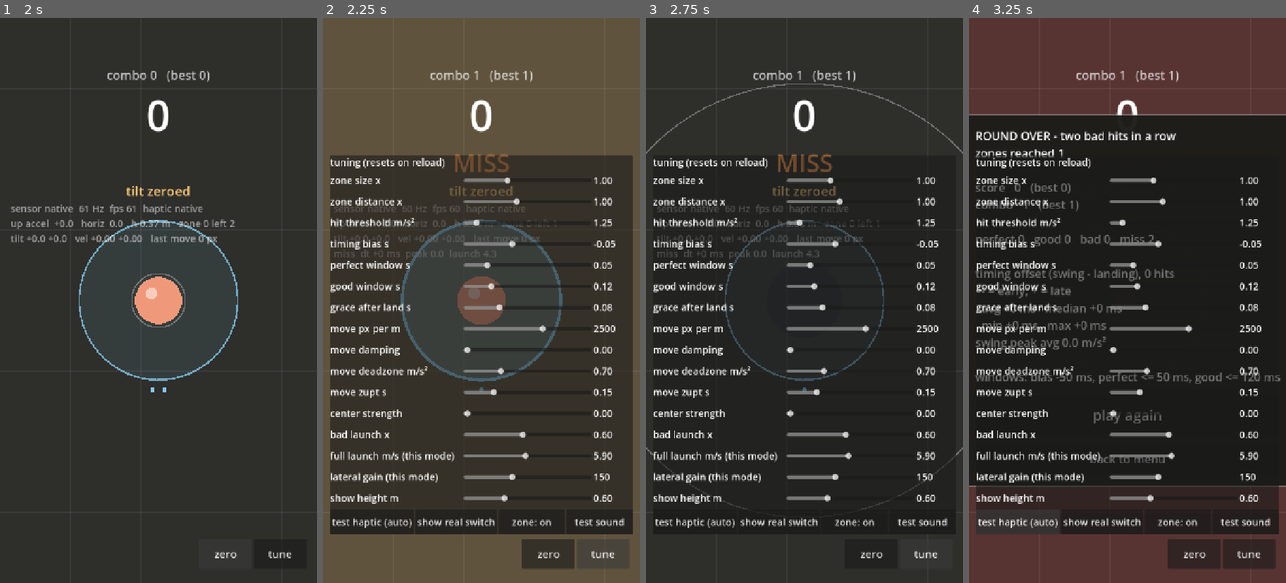
Above: before the commit, frames 1-4 (left to right).
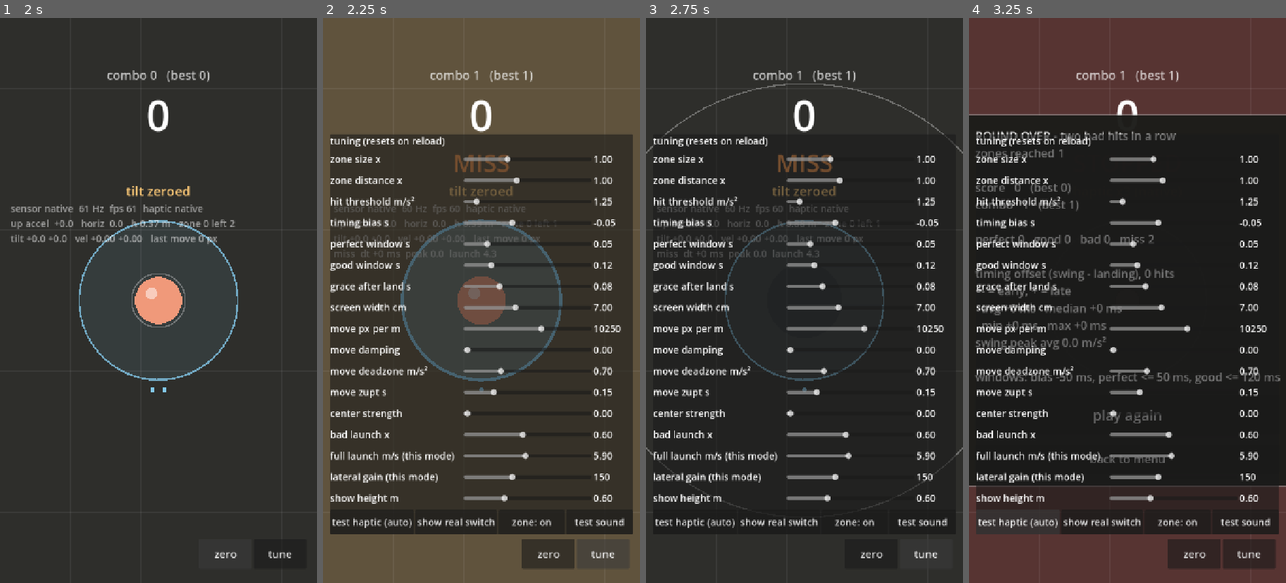
Above: after the commit, the same moments.

Repository: Xionday/Papapa
Game: Godot game, scene res://scenes/main.tscn
Same seed, same stepped clock (60 frames per second), same inputs: the game is played once before the commit and once after it.
Inputs:
- Up to frame 1 (2 s): click "zone" at 0.5 s; click "zero" at 1.25 s
- Up to frame 2 (2.25 s): click "tune" at 2 s
- Up to frame 3 (2.75 s): no input
- Up to frame 4 (3.25 s): click "test haptic (auto)" at 2.75 s

Frame 1 is identical in both runs. In frame 2, 6.1% of the frame differs, in the area x 2-98%, y 20-56%; in frame 3, 3.0%; in frame 4, 3.3%.

Commit message:
位移比例改為實體 1:1：px_per_m 由螢幕寬度(預設 7 cm)算出 ≈ 10300，球才會真的釘在世界
Co-Authored-By: Claude Fable 5.1 <noreply@anthropic.com>
Claude-Session: https://claude.ai/code/session_01M2isnyCwhhtueNisXY1RbR

Diff:
--- a/scripts/game.gd
+++ b/scripts/game.gd
@@ -24,7 +24,8 @@
 @export var move_damping: float = 0.0       ## 1/s，速度衰減（0 = 純積分，靠 ZUPT 歸零）
 @export var move_lowpass: float = 0.05      ## s，加速度低通時間常數
 @export var move_zupt: float = 0.15         ## s，連續安靜這麼久就把速度歸零（zero-velocity update）
-@export var px_per_m: float = 2500.0        ## 手機移 10 cm ≈ 畫面移 250 px
+@export var px_per_m: float = 10300.0       ## 由 screen_width_cm 算出：要讓球釘在世界，1 cm 的位移必須等於螢幕上 1 cm 的像素
+@export var screen_width_cm: float = 7.0    ## 螢幕實體寬度（iPhone 約 6.5–7.2），start_game 時用它算 px_per_m
 @export var center_strength: float = 0.0    ## 每次拍起，球在飛行中回到螢幕中心的比例（0 = 不回中）
 @export var edge_margin: float = 40.0       ## px，球離螢幕邊緣最少保留（endless 模式）
 @export var clamp_in_zone_mode: bool = false ## 光圈模式不鎖邊界：球釘在世界裡，鏡頭怎麼移都不會被推著走
@@ -131,6 +132,7 @@
 ## 從選單開始：mode = "endless" | "zone"
 func start_game(mode: String) -> void:
 	zone_mode = (mode == "zone")
+	px_per_m = get_viewport_rect().size.x / (screen_width_cm / 100.0)
 	if zone_mode:
 		full_launch = zone_launch
 		lateral_gain = zone_lateral_gain
--- a/scripts/hud.gd
+++ b/scripts/hud.gd
@@ -33,7 +33,8 @@
 	["perfect window s", "perfect_dt", 0.02, 0.2, 0.01],
 	["good window s", "good_dt", 0.05, 0.4, 0.01],
 	["grace after land s", "grace_after", 0.0, 0.3, 0.01],
-	["move px per m", "px_per_m", 0.0, 4000.0, 100.0],
+	["screen width cm", "screen_width_cm", 5.0, 10.0, 0.1],
+	["move px per m", "px_per_m", 1000.0, 16000.0, 250.0],
 	["move damping", "move_damping", 0.0, 6.0, 0.25],
 	["move deadzone m/s²", "move_deadzone", 0.2, 2.0, 0.1],
 	["move zupt s", "move_zupt", 0.05, 0.5, 0.01],
